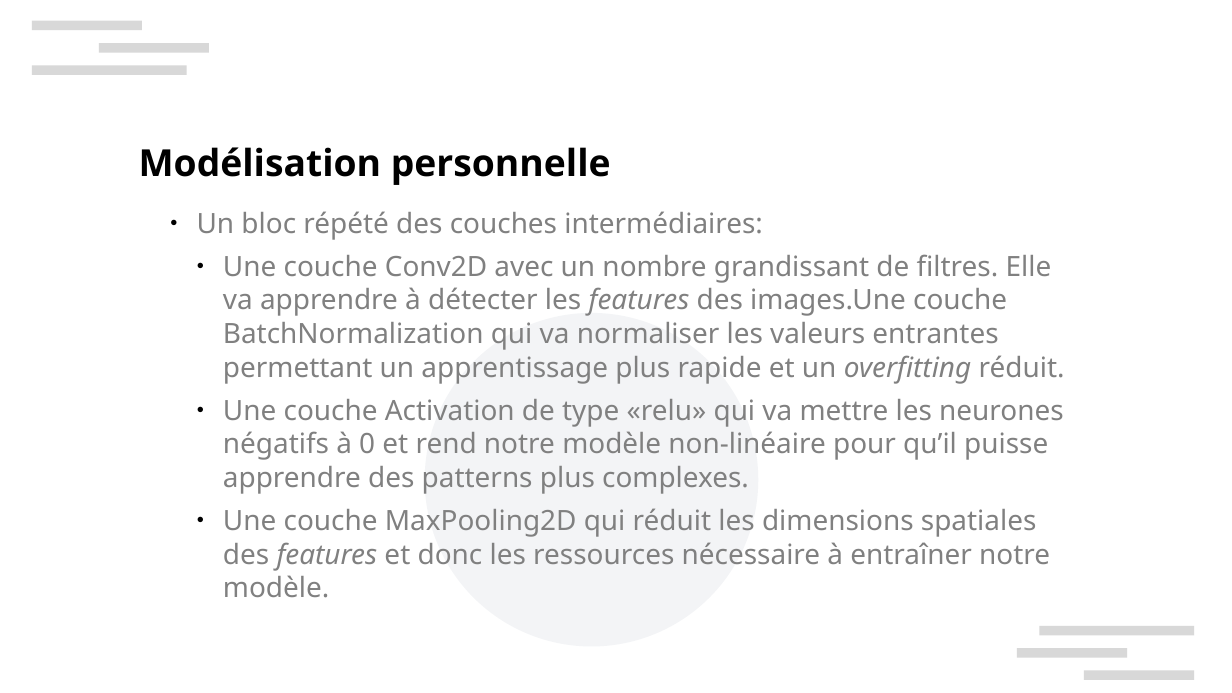
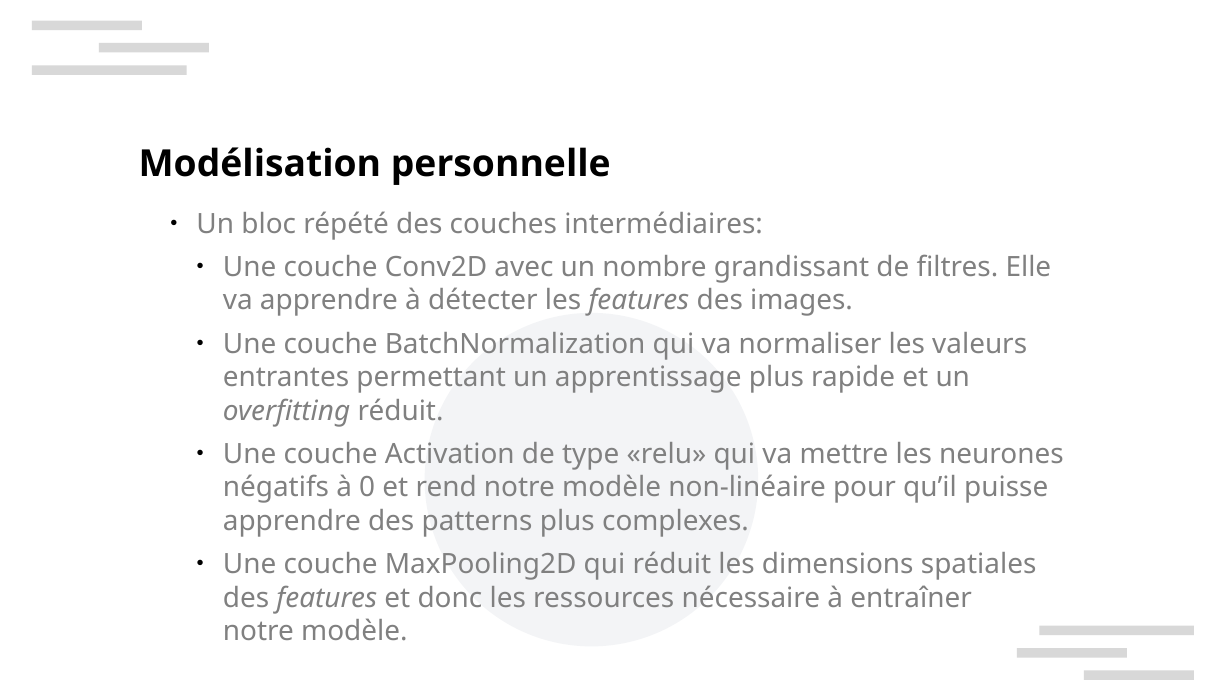
Before and after one commit to xbarrelet/ml-project-6, a slide deck: slide 9 of Barrelet_Xavier_5_presentation_092024.pptx. Drawn at 1232x693 pixels with LibreOffice and Linux fonts; fonts in the diff are those of the drawing; background and template pictures are left out. Boxes give left, top, right and bottom in pixels: in the first picture for what was removed or moved away, otherwise in the second. Text is boxed around its words. In the diff, an @@ line names an element or a change of style, - is before the commit and + after.

Commit message:
Final commit, small typos in presentation

```diff
--- a/Barrelet_Xavier_5_presentation_092024.pptx
+++ b/Barrelet_Xavier_5_presentation_092024.pptx
@@ text at (223,254,1052,427): text changed @@
-    ● Une couche Conv2D avec un nombre grandissant de filtres. Elle va apprendre à détecter les features des images.Une couche BatchNormalization qui va normaliser les valeurs entrantes permettant un apprentissage plus rapide et un overfitting réduit.
+    ● Une couche Conv2D avec un nombre grandissant de filtres. Elle va apprendre à détecter les features des images.
+    ● Une couche BatchNormalization qui va normaliser les valeurs entrantes permettant un apprentissage plus rapide et un overfitting réduit.
```
Also in this commit, not shown: 1 other slide changed, 2 other files.
